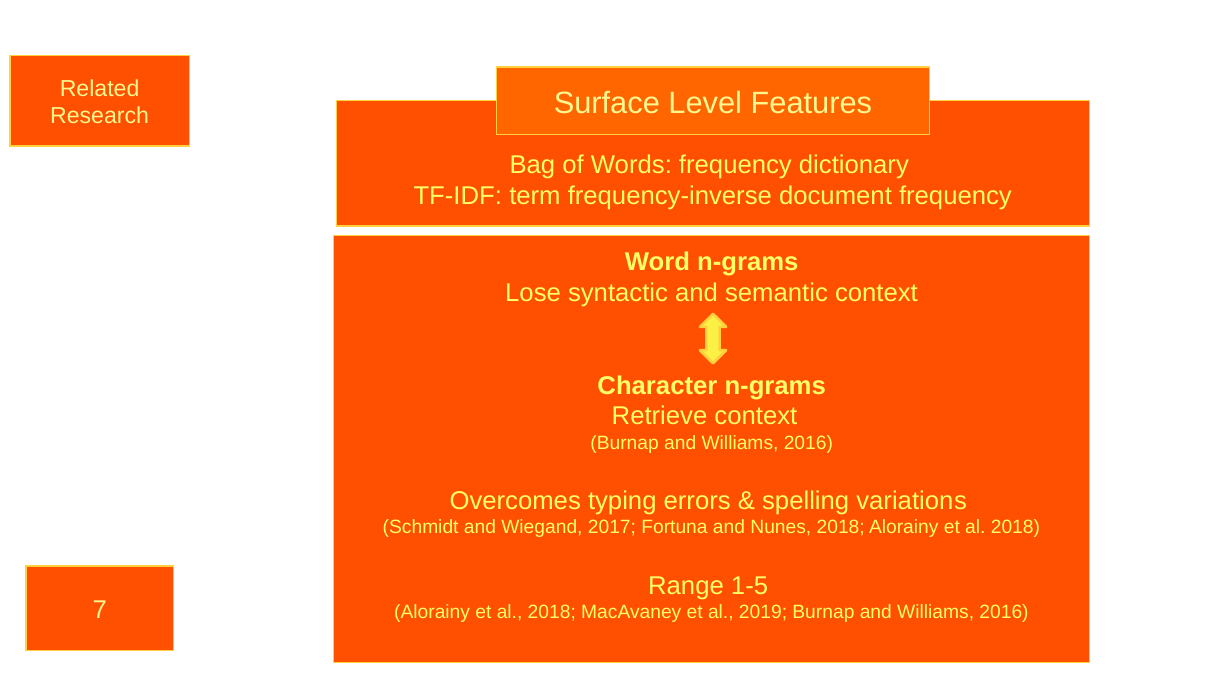
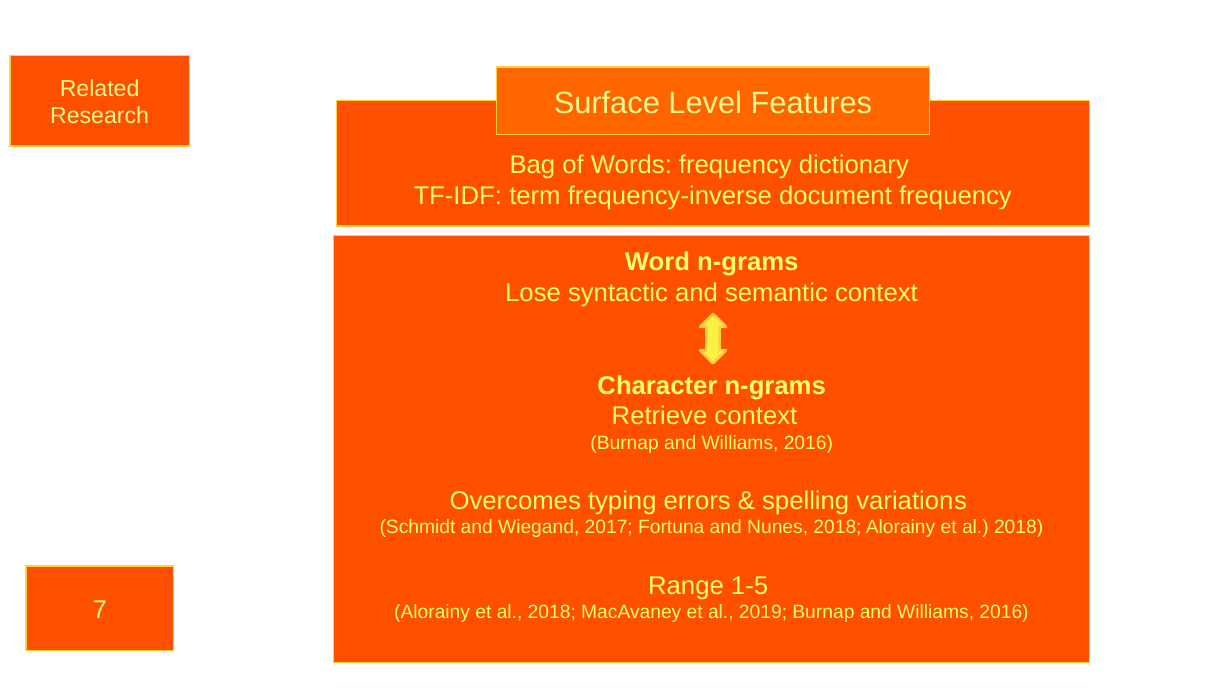
Before and after one commit to SiebeBrouwer/NLP_Group2_StillProcessing, a slide deck: slide 7 of NLP_Project_Presentation.pptx. Drawn at 1232x693 pixels with LibreOffice and Linux fonts; fonts in the diff are those of the drawing; background and template pictures are left out. Boxes give left, top, right and bottom in pixels: in the first picture for what was removed or moved away, otherwise in the second. Text is boxed around its words. In the diff, an @@ line names an element or a change of style, - is before the commit and + after.

```diff
--- a/NLP_Project_Presentation.pptx
+++ b/NLP_Project_Presentation.pptx
@@ text in rectangle at bbox=[380, 519, 1043, 537]: text changed @@
-(Schmidt and Wiegand, 2017; Fortuna and Nunes, 2018; Alorainy et al. 2018)
+(Schmidt and Wiegand, 2017; Fortuna and Nunes, 2018; Alorainy et al.) 2018)
```
Also in this commit, not shown: 3 other slides changed.
